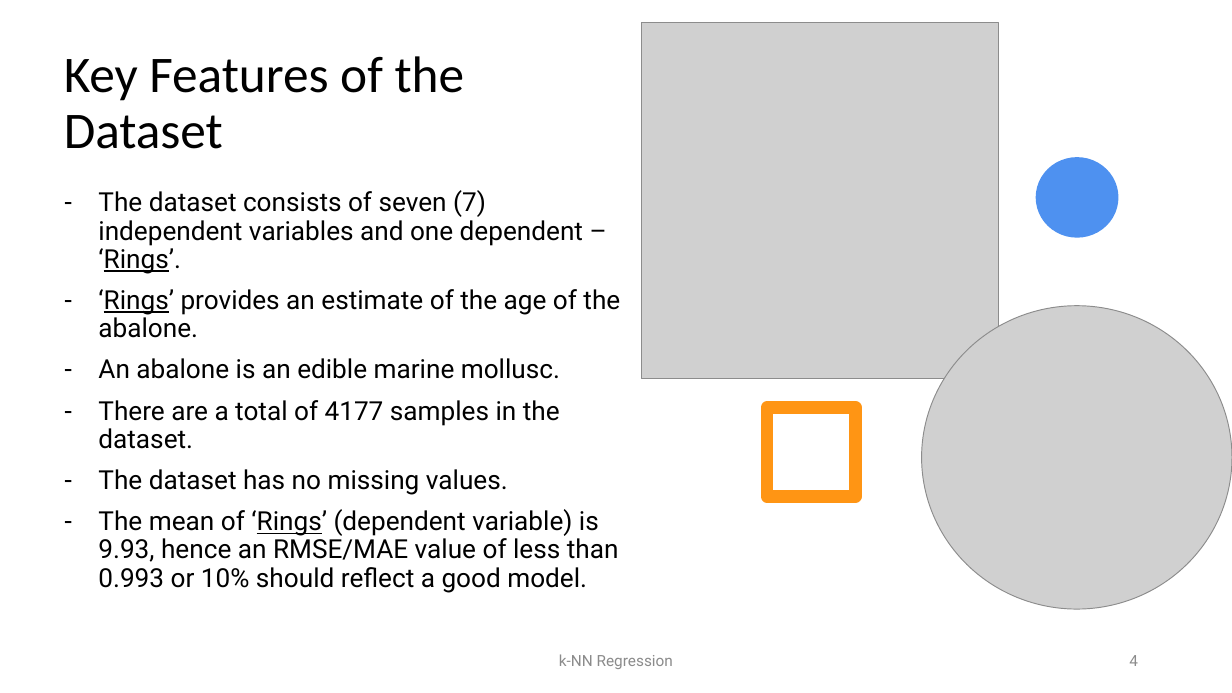
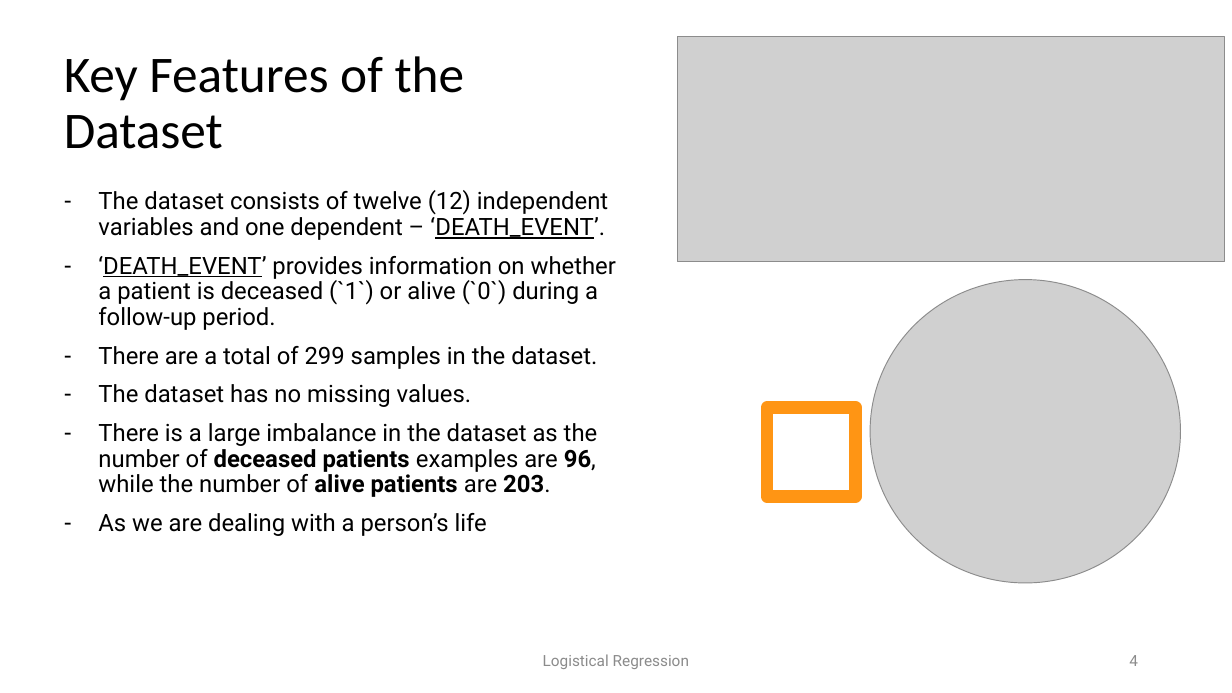
Before and after one commit to radroid/ml-algorithms-assignments, a slide deck: slide 4 of logistical_regression/Logistical Regression - Assignment 2.pptx. Drawn at 1232x693 pixels with LibreOffice and Linux fonts; fonts in the diff are those of the drawing; grey boxes stand for pictures. Boxes give left, top, right and bottom in pixels: in the first picture for what was removed or moved away, otherwise in the second. Text is boxed around its words. In the diff, an @@ line names an element or a change of style, - is before the commit and + after.

```diff
--- a/logistical_regression/Logistical Regression - Assignment 2.pptx
+++ b/logistical_regression/Logistical Regression - Assignment 2.pptx
@@ picture: place and size @@
-picture at (641, 22, 998, 379)
+picture at (677, 37, 1226, 262)
@@ ellipse removed at (1036, 157, 1119, 238) @@
@@ text at (98, 190, 616, 369): text changed; size 20.4 to 18.6 pt @@
-– The dataset consists of seven (7) independent variables and one dependent – ‘Rings’.
-– ‘Rings’ provides an estimate of the age of the abalone.
-– An abalone is an edible marine mollusc.
-– There are a total of 4177 samples in the dataset.
+– The dataset consists of twelve (12) independent variables and one dependent – ‘DEATH_EVENT’.
+– ‘DEATH_EVENT’ provides information on whether a patient is deceased (`1`) or alive (`0`) during a follow-up period.
+– There are a total of 299 samples in the dataset.
@@ picture: place and size @@
-picture at (921, 306, 1232, 609)
+picture at (871, 280, 1181, 583)
@@ text at (98, 384, 472, 407): size 20.4 to 18.6 pt in "The dataset has no missing values." @@
@@ text at (98, 423, 598, 536): text changed; size 20.4 to 18.6 pt @@
-– The mean of ‘Rings’ (dependent variable) is 9.93, hence an RMSE/MAE value of less than 0.993 or 10% should reflect a good model.
+– There is a large imbalance in the dataset as the number of deceased patients examples are 96, while the number of alive patients are 203.
+– As we are dealing with a person’s life
@@ text at (543, 654, 689, 669): text changed @@
-k-NN Regression
+Logistical Regression
```
Also in this commit, not shown: 7 other slides changed, 2 slides added, 1 slide removed, 14 other files.
